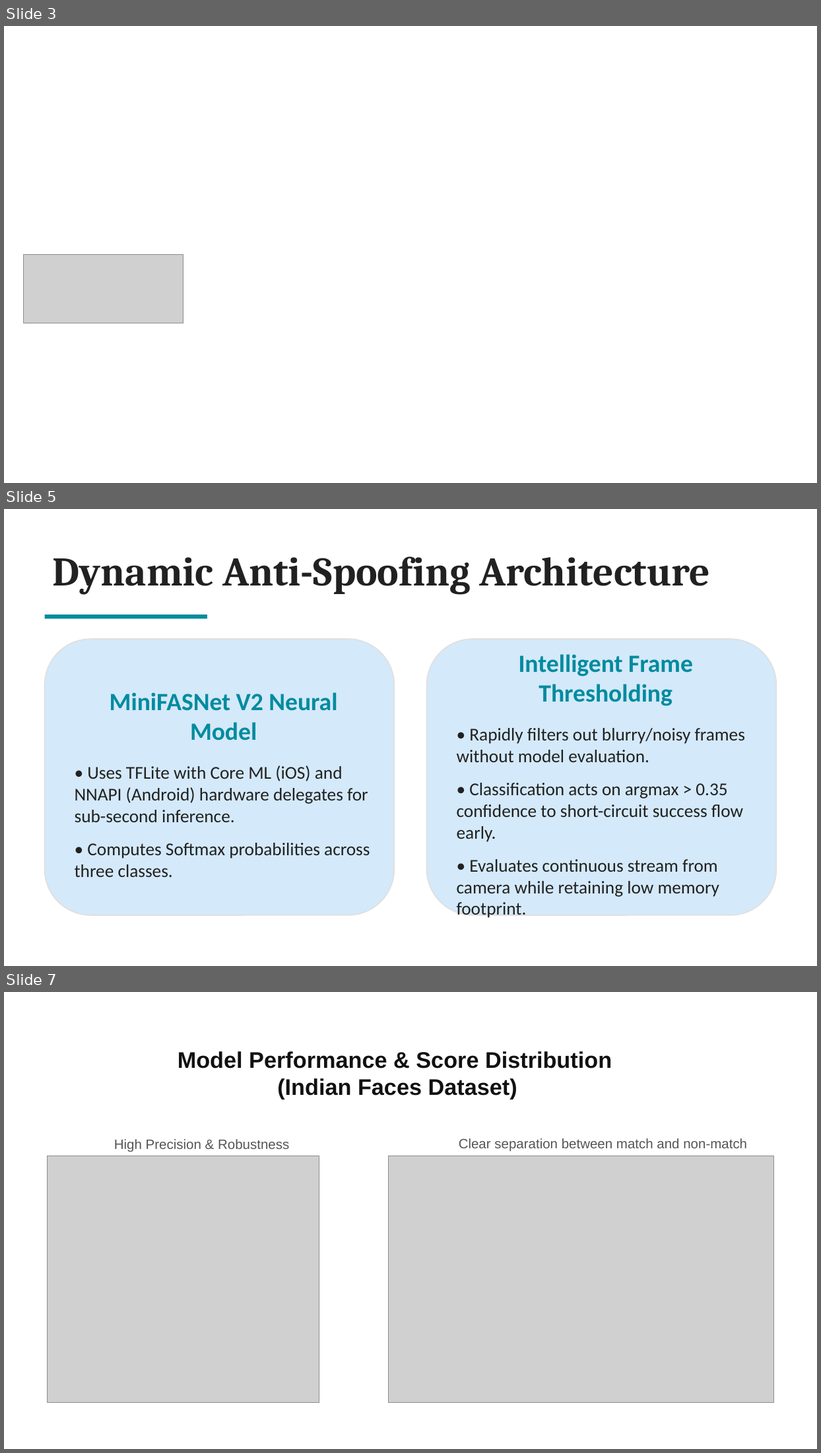
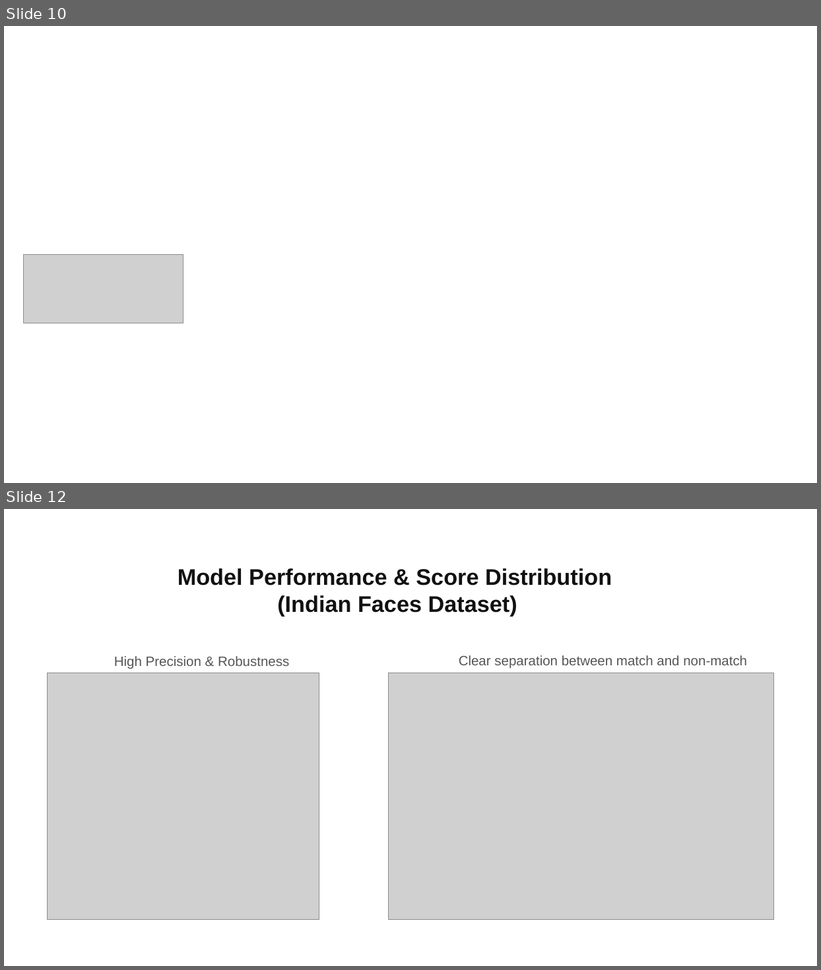
Before and after one commit to KRISHNA-BHAGAVAN/datalake-face-auth, a slide deck: NHAI_Hackathon_Pitch.pptx. Shown one above the other, each under a label of ours: slides 3, 5 and 7 before the commit, slides 10 and 12 after it; the slides between them are not shown. The pictures are 821x1453 and 821x970 pixels, drawn with LibreOffice and Linux fonts; fonts in the diff are those of the drawing; grey boxes stand for pictures; background and template pictures are left out. Boxes give left, top, right and bottom in pixels: in the first picture for what was removed or moved away, otherwise in the second. Text is boxed around its words. In the diff, an @@ line names an element or a change of style, - is before the commit and + after.

```diff
--- a/NHAI_Hackathon_Pitch.pptx
+++ b/NHAI_Hackathon_Pitch.pptx
@@ slide 5 removed at box(4, 509, 817, 966), background #FFFFFF @@
@@ text removed at box(53, 557, 710, 595) @@
-Dynamic Anti-Spoofing Architecture
@@ rectangle removed at box(45, 615, 207, 619) @@
@@ rounded rectangle removed at box(45, 639, 394, 916) @@
-MiniFASNet V2 Neural Model
-• Uses TFLite with Core ML (iOS) and NNAPI (Android) hardware delegates for sub-second inference.
-• Computes Softmax probabilities across three classes.
@@ rounded rectangle removed at box(427, 639, 776, 916) @@
-Intelligent Frame Thresholding
-• Rapidly filters out blurry/noisy frames without model evaluation.
-• Classification acts on argmax > 0.35 confidence to short-circuit success flow early.
-• Evaluates continuous stream from camera while retaining low memory footprint.
@@ what was slide 3 is now slide 10 @@
@@ what was slide 7 is now slide 12 @@
```
Also in this commit, not shown: 7 slides added, 1 other slide removed.
